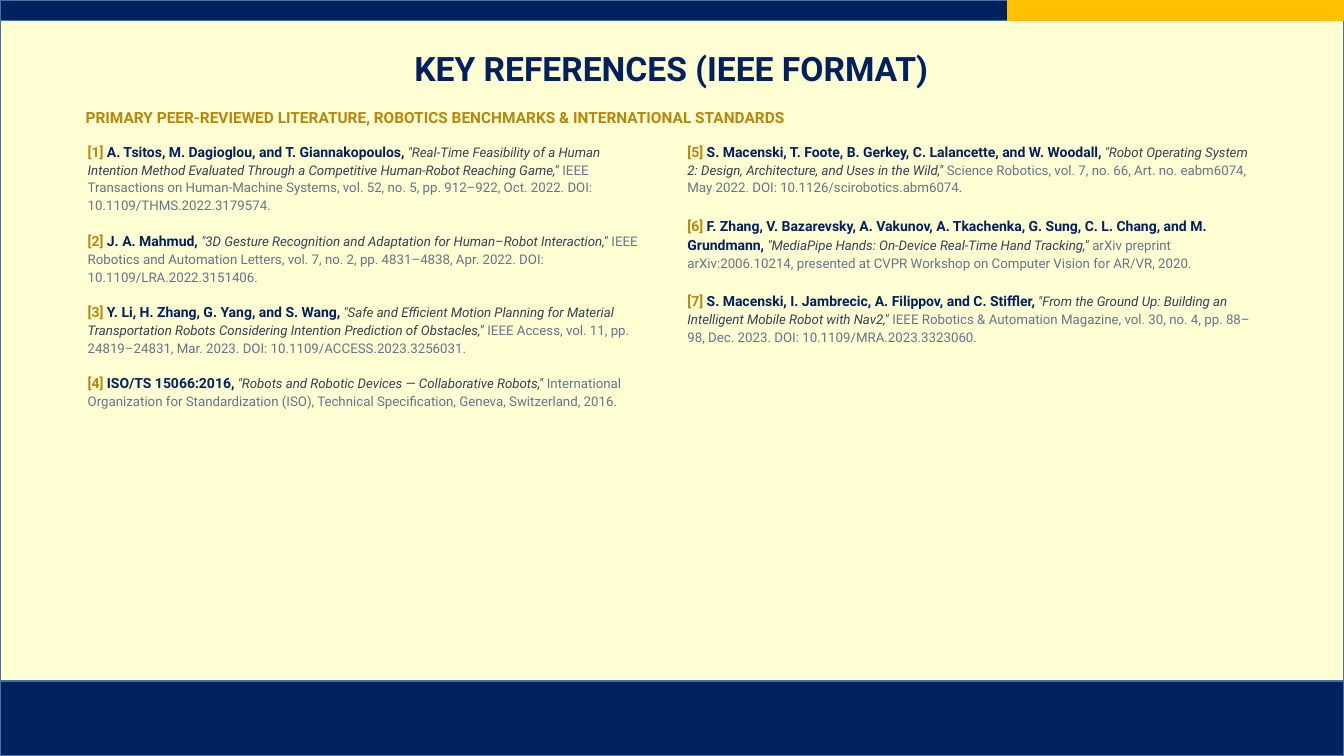
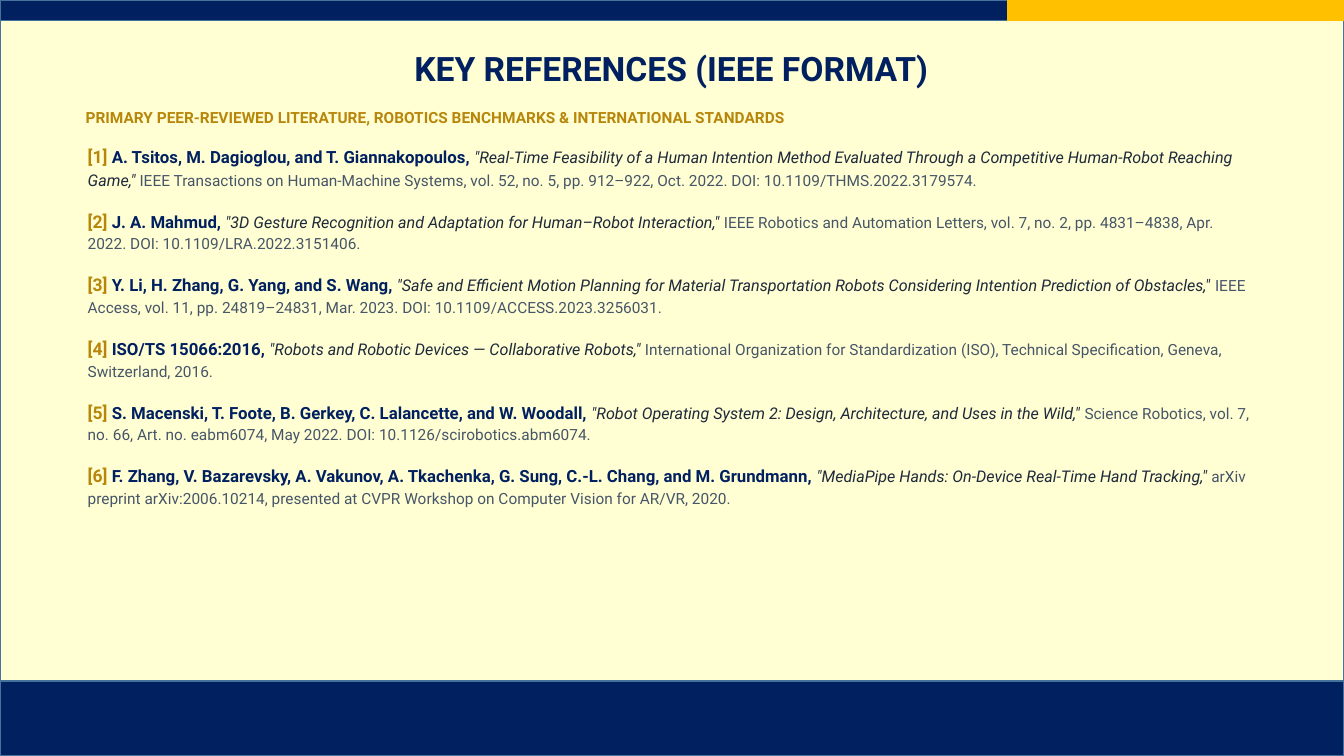
Before and after one commit to AJFACULTY/Intention-Recognition, a slide deck: slide 16 of write_up/Project Final Defense Slides_FINAL.pptx. Drawn at 1344x756 pixels with LibreOffice and Linux fonts; fonts in the diff are those of the drawing; background and template pictures are left out. Boxes give left, top, right and bottom in pixels: in the first picture for what was removed or moved away, otherwise in the second. Text is boxed around its words. In the diff, an @@ line names an element or a change of style, - is before the commit and + after.

Commit message:
feat: upgrade Slide 16 to single-column full-width with projection-scale fonts

```diff
--- a/write_up/Project Final Defense Slides_FINAL.pptx
+++ b/write_up/Project Final Defense Slides_FINAL.pptx
@@ text at [88, 148, 1245, 379]: size 10 to 12.5 pt in "[1]", "[2]", "[3]", "[4]"; size 10 to 12 pt in "A. Tsitos, M. Dagioglou, and T. Giannakopoulos,", "J. A. Mahmud,", "Y. Li, H. Zhang, G. Yang, and ...", "ISO/TS 15066:2016,"; size 9.5 to 11.5 pt, text colour #334155 to #1E293B in ""Real-Time Feasibility of a Human Intention Method ...", ""3D Gesture Recognition and Adaptation for Human–Robot ...", ""Safe and Efficient Motion Planning for Material ...", ""Robots and Robotic Devices — Collaborative Robots,""; size 9.5 to 11 pt, text colour #64748B to #475569 in "IEEE Transactions on Human-Machine Systems, vol. 52, ...", "IEEE Robotics and Automation Letters, vol. 7, ...", "IEEE Access, vol. 11, pp. 24819–24831, Mar. ...", "International Organization for Standardization (ISO), Techni ..."; line spacing 1.12 to 1.15; more space between paragraphs @@
@@ text removed at [687, 145, 1250, 344] @@
-[5] S. Macenski, T. Foote, B. Gerkey, C. Lalancette, and W. Woodall, "Robot Operating System 2: Design, Architecture, and Uses in the Wild," Science Robotics, vol. 7, no. 66, Art. no. eabm6074, May 2022. DOI: 10.1126/scirobotics.abm6074.
-[6] F. Zhang, V. Bazarevsky, A. Vakunov, A. Tkachenka, G. Sung, C. L. Chang, and M. Grundmann, "MediaPipe Hands: On-Device Real-Time Hand Tracking," arXiv preprint arXiv:2006.10214, presented at CVPR Workshop on Computer Vision for AR/VR, 2020.
-[7] S. Macenski, I. Jambrecic, A. Filippov, and C. Stiffler, "From the Ground Up: Building an Intelligent Mobile Robot with Nav2," IEEE Robotics & Automation Magazine, vol. 30, no. 4, pp. 88–98, Dec. 2023. DOI: 10.1109/MRA.2023.3323060.
@@ text at [88, 404, 1249, 507]: paragraphs added @@
+[5] S. Macenski, T. Foote, B. Gerkey, C. Lalancette, and W. Woodall, "Robot Operating System 2: Design, Architecture, and Uses in the Wild," Science Robotics, vol. 7, no. 66, Art. no. eabm6074, May 2022. DOI: 10.1126/scirobotics.abm6074.
+[6] F. Zhang, V. Bazarevsky, A. Vakunov, A. Tkachenka, G. Sung, C.-L. Chang, and M. Grundmann, "MediaPipe Hands: On-Device Real-Time Hand Tracking," arXiv preprint arXiv:2006.10214, presented at CVPR Workshop on Computer Vision for AR/VR, 2020.
```
Also in this commit, not shown: 3 other files.
